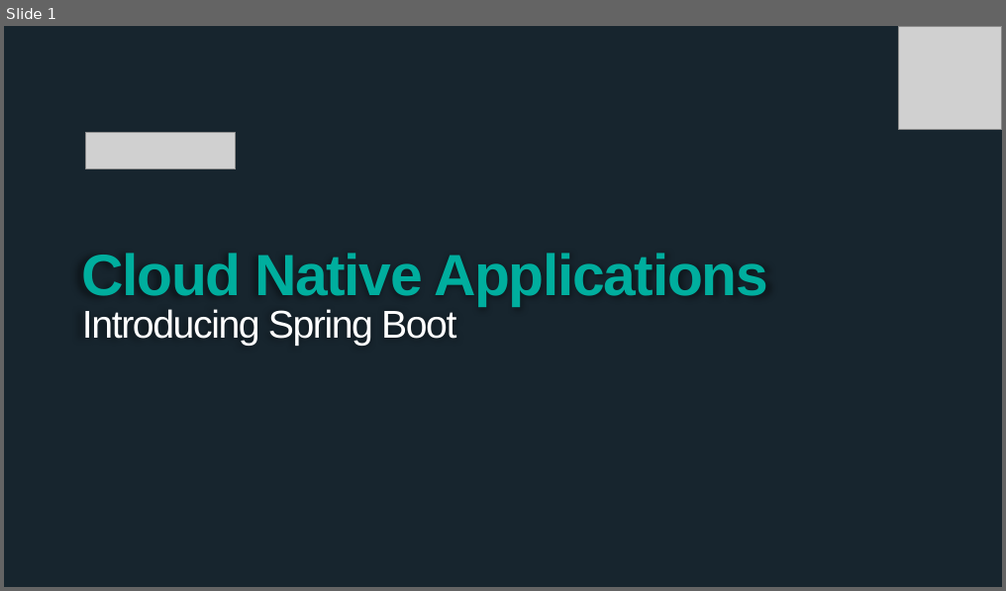
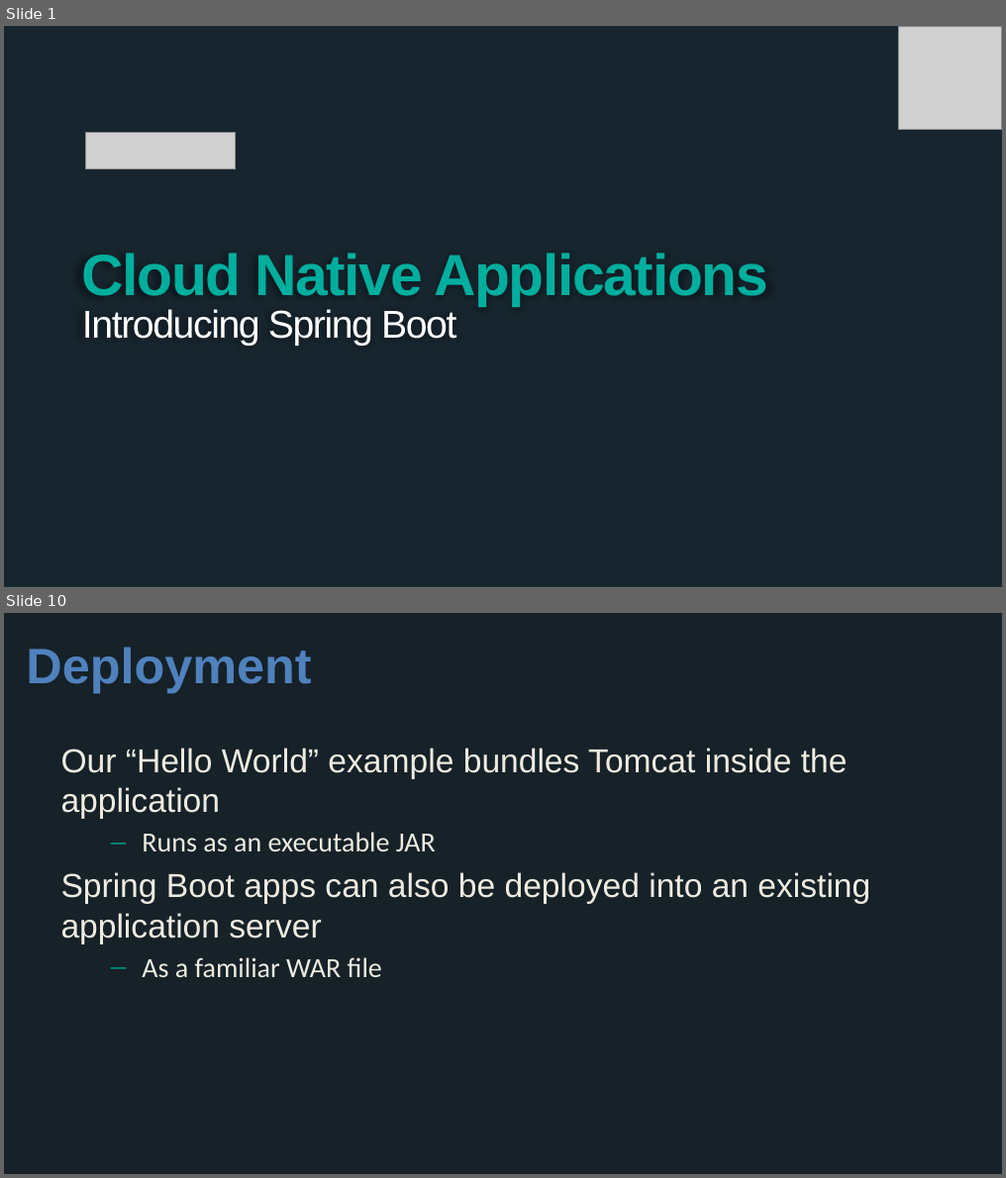
Before and after one commit to wxlund/CN-Workshop-Boeing, a slide deck: presentations/Session_2_Intro_Boot.pptx. Shown one above the other, each under a label of ours: slide 1 before the commit, slides 1 and 10 after it; the slides between them are not shown. The pictures are 1006x591 and 1006x1178 pixels, drawn with LibreOffice and Linux fonts; fonts in the diff are those of the drawing; grey boxes stand for pictures; background and template pictures are left out. Boxes give left, top, right and bottom in pixels: in the first picture for what was removed or moved away, otherwise in the second. Text is boxed around its words. In the diff, an @@ line names an element or a change of style, - is before the commit and + after.

```diff
--- a/presentations/Session_2_Intro_Boot.pptx
+++ b/presentations/Session_2_Intro_Boot.pptx
@@ slide 10 added at [4,613,1002,1174], background #162128 @@
@@ title added at [26,647,311,693], 36 pt, text #4F81BD, bold @@
+Deployment
@@ text added at [61,748,870,977], 24 pt, text #EEECE1 @@
+Our “Hello World” example bundles Tomcat inside the application
+  – Runs as an executable JAR
+Spring Boot apps can also be deployed into an existing application server
+  – As a familiar WAR file
```
Also in this commit, not shown: 19 other slides added, 1 slide removed.
